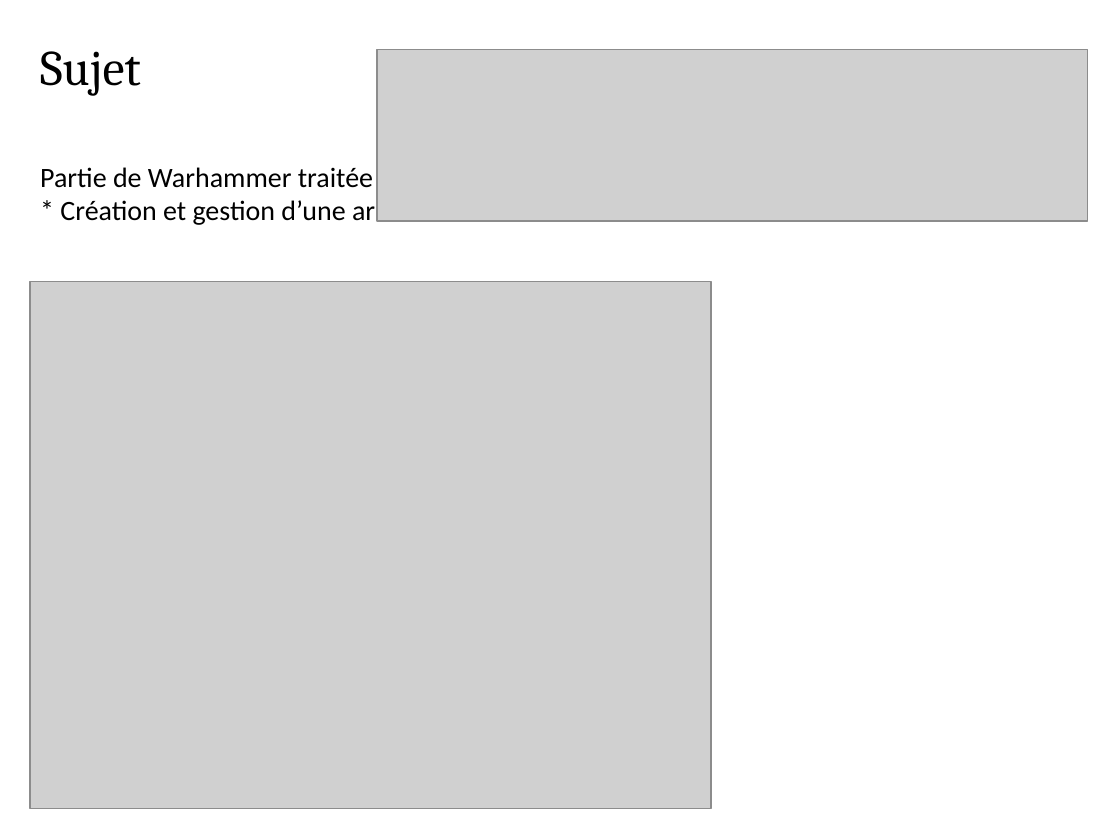
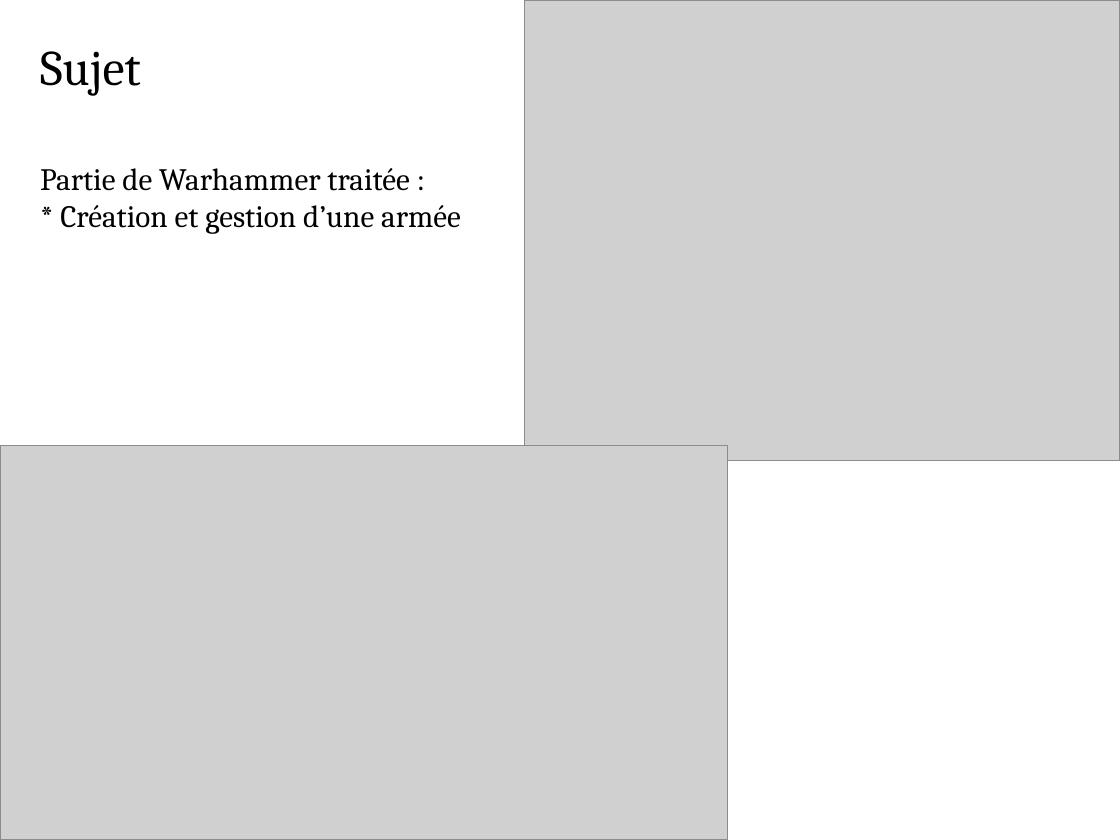
Before and after one commit to Nicaps/army-factory, a slide deck: slide 4 of Documents/14 décembre 2016/Pres.pptx. Drawn at 1120x840 pixels with LibreOffice and Linux fonts; fonts in the diff are those of the drawing; grey boxes stand for pictures. Boxes give left, top, right and bottom in pixels: in the first picture for what was removed or moved away, otherwise in the second. Text is boxed around its words. In the diff, an @@ line names an element or a change of style, - is before the commit and + after.

Commit message:
pres

```diff
--- a/Documents/14 décembre 2016/Pres.pptx
+++ b/Documents/14 décembre 2016/Pres.pptx
@@ picture: place and size @@
-picture at [30,281,711,809]
+picture at [525,0,1120,460]
@@ picture removed at [377,49,1088,221] @@
@@ text "Partie de Warhammer traitée :" at [40,168,461,234]: size 18 to 20 pt, font Calibri to Cambria @@
@@ picture added at [0,446,728,840] @@
```
